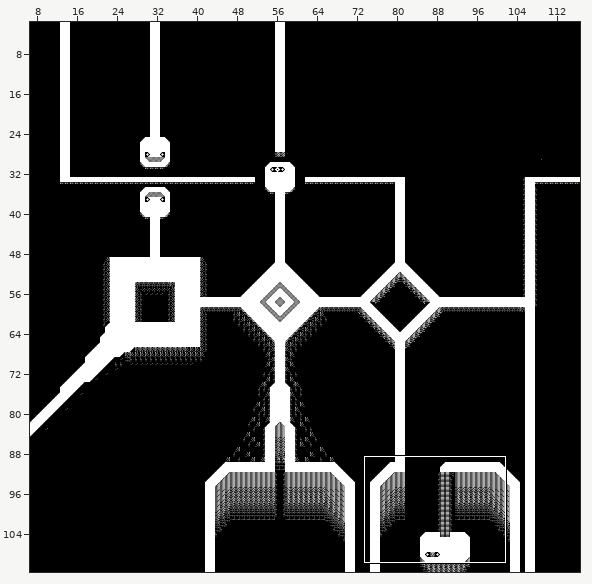
Tiled map, stored at projects/project3/assets/maps/act3map.tmx. The first picture is a wide view before the edit; the outline marks the close-up.
Close-up. Old version:
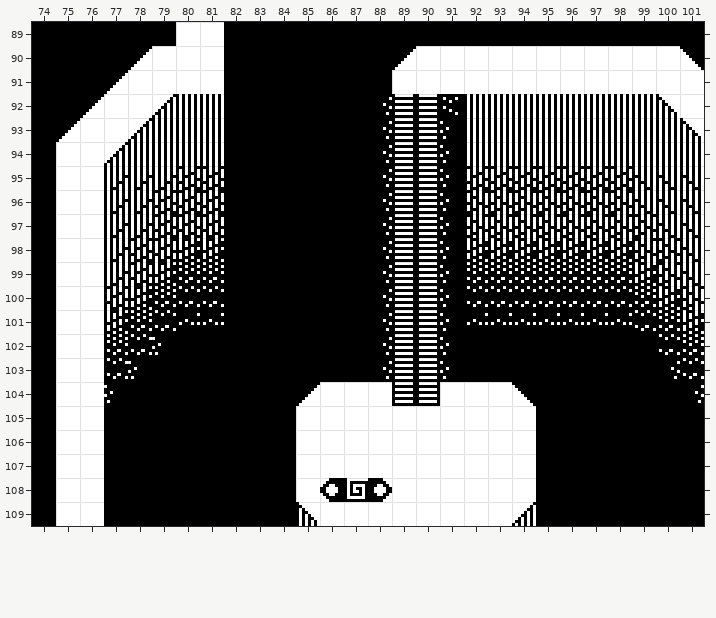
Cells are 16x16 px. Shown: x 74..101, y 89..109. The commit also changed other parts of the map, which this record leaves out.
Once edited:
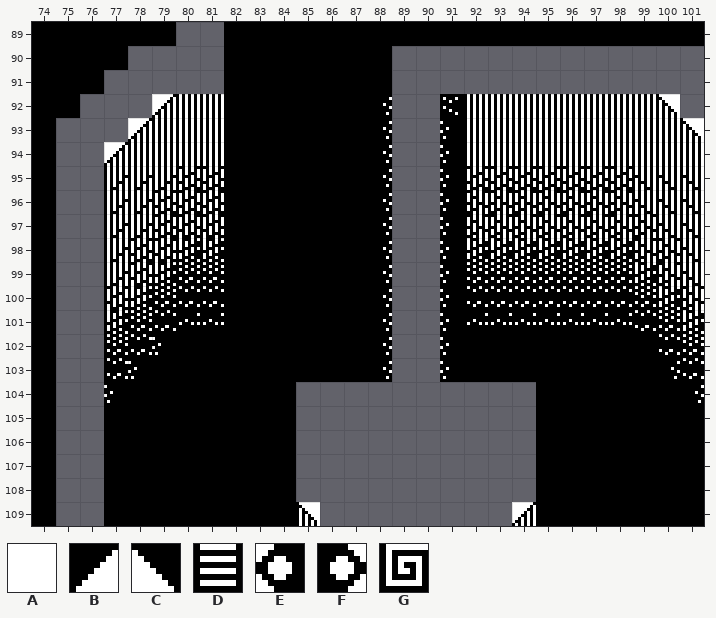
Key: from "map_tileset": A 0, B 11, C 12, D 26, E 28, F 29, G 159.
_ is an empty cell.
From old to new:
Layer "background" (now hidden):
y 89: x 80..81 AA -> __
y 90: x 78..81 BAAA -> ____; x 89..101 BAAAAAAAAAAAC -> _____________
y 91: x 77..81 BAAAA -> _____; x 89..101 AAAAAAAAAAAAA -> _____________
y 92: x 76..78 BAA -> ___; x 89..90 DD -> __; x 101 A -> _
y 93: x 75..77 BAA -> ___; x 89..90 DD -> __
y 94..103: x 75..76 AA -> __; x 89..90 DD -> __
y 104: x 75..76 AA -> __; x 85..94 BAAADDAAAC -> __________
y 105..107: x 75..76 AA -> __; x 85..94 AAAAAAAAAA -> __________
y 108: x 75..76 AA -> __; x 85..94 AEGFAAAAAA -> __________
y 109: x 75..76 AA -> __; x 86..93 AAAAAAAA -> ________
Pixel boxes of the changes (left, top, right, bottom) in both close-ups:
removed: (56, 22, 224, 526)
removed: (296, 46, 704, 526)
